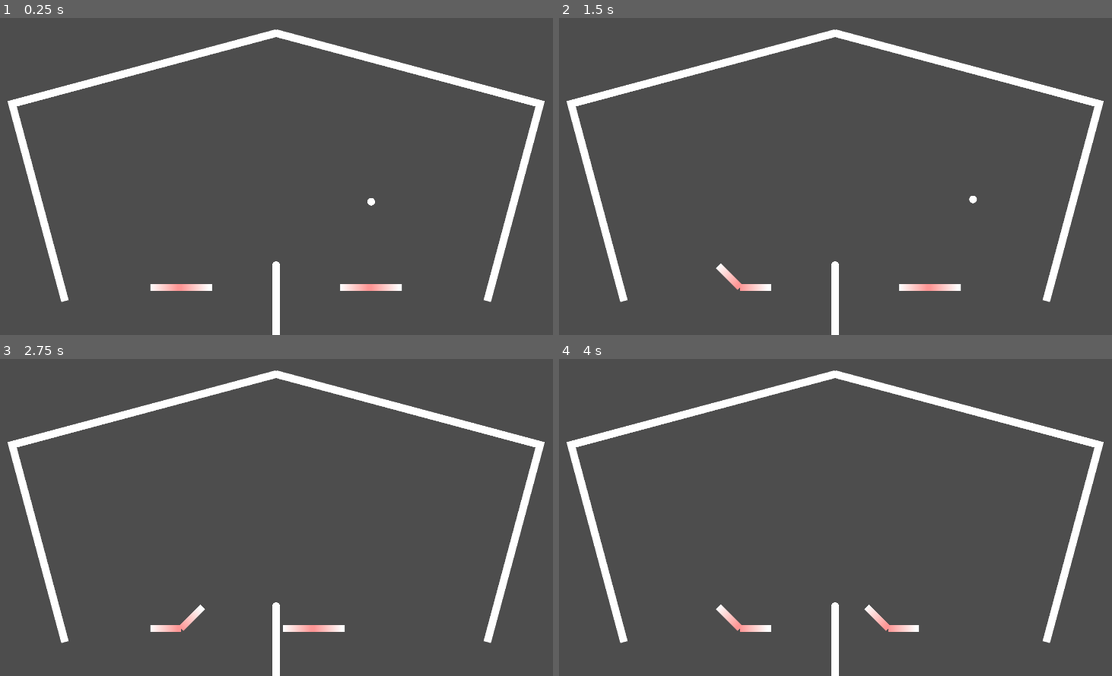
Above: before the commit, frames 1-4 (two rows, left to right).
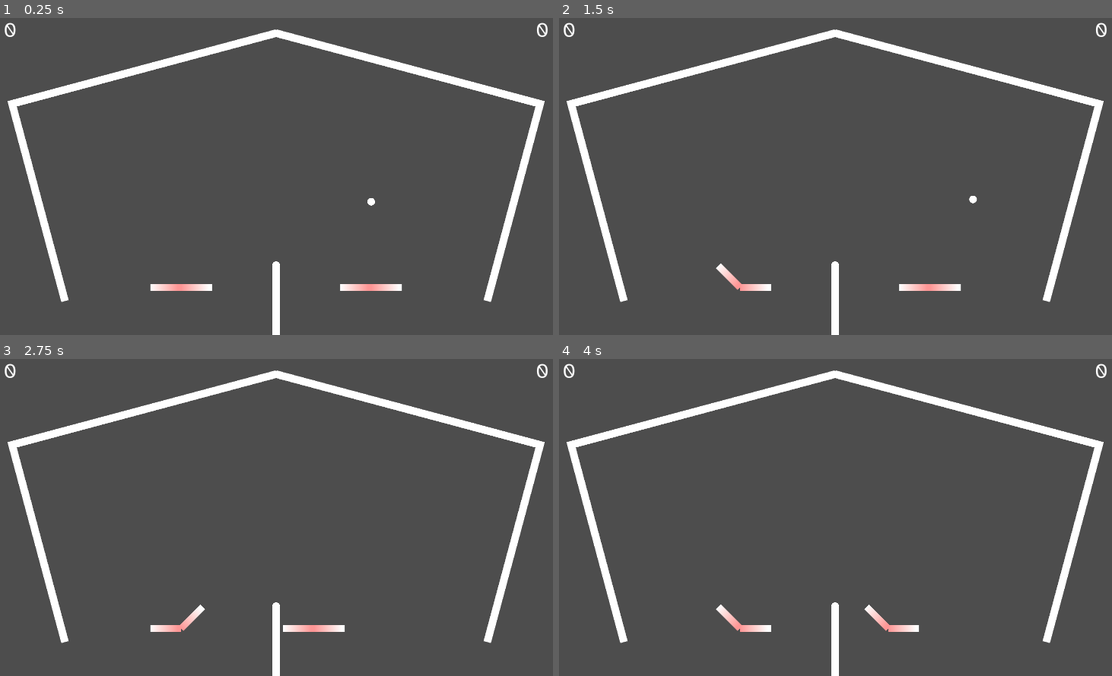
Above: after the commit, the same moments.

Repository: Skelothan/PinballPongReponged
Game: Godot game, scene res://Scenes/arena.tscn
The game is run twice, just before and just after one commit, with the same random seed, the same clock (stepped at 60 frames per second) and the same inputs.
Inputs:
- Up to frame 1 (0.25 s): no input
- Up to frame 2 (1.5 s): hold G (p1_flip_right) 0.53-1.28 s; hold , (p2_flip_left) 0.53-1.28 s; tap Enter at 1.25 s; hold F (p1_flip_left) from 1.28 s (still down); tap . (p2_flip_right) at 1.35 s
- Up to frame 3 (2.75 s): tap Space at 2 s; release F (p1_flip_left) at 2.03 s; hold G (p1_flip_right) from 2.03 s (still down); hold Left (p2_move_left) from 2.03 s (still down)
- Up to frame 4 (4 s): tap Enter at 2.75 s; release Left (p2_move_left) at 2.78 s; tap Right (p2_move_right) at 2.85 s; tap Space at 3.5 s; release G (p1_flip_right) at 3.53 s; hold F (p1_flip_left) from 3.53 s (still down); hold , (p2_flip_left) from 3.53 s (still down)

The runs differ from the first frame. In frame 1, 0.1% of the frame differs, in the area x 0-100%, y 1-6%; in frame 2, 0.1%; in frame 3, 0.1%; in frame 4, 0.1%.

Commit message:
feat: basic score UI

Diff:
--- a/Objects/Ball.tscn
+++ b/Objects/Ball.tscn
@@ -1,6 +1,6 @@
 [gd_scene load_steps=6 format=3 uid="uid://cgunkbo2tyaa6"]
 
-[ext_resource type="Script" uid="uid://3dukdq8rvi35" path="res://Objects/ball.gd" id="1_lww6v"]
+[ext_resource type="Script" uid="uid://3dukdq8rvi35" path="res://Scripts/ball.gd" id="1_lww6v"]
 [ext_resource type="PhysicsMaterial" uid="uid://dlnub6vjg6dpk" path="res://PhysicsMaterials/Bouncy_PhyMat.tres" id="1_w66na"]
 [ext_resource type="Texture2D" uid="uid://bxgbgb8xsavo3" path="res://Textures/PlainWhite_Texture.tres" id="2_3tj6u"]
 
--- a/Objects/Paddle.tscn
+++ b/Objects/Paddle.tscn
@@ -1,6 +1,6 @@
 [gd_scene load_steps=8 format=3 uid="uid://ob0lbhmds5ll"]
 
-[ext_resource type="Script" uid="uid://cg0p2quhgpyit" path="res://Objects/paddle.gd" id="1_6vb5h"]
+[ext_resource type="Script" uid="uid://cg0p2quhgpyit" path="res://Scripts/paddle.gd" id="1_6vb5h"]
 [ext_resource type="Texture2D" uid="uid://um1xqr0vgw0y" path="res://Textures/PaddleP1L_Texture.tres" id="2_glji8"]
 [ext_resource type="Gradient" uid="uid://nv1745k5nnaw" path="res://Textures/PaddleP1R_Gradient.tres" id="3_glji8"]
 
--- a/Scenes/arena.tscn
+++ b/Scenes/arena.tscn
@@ -1,11 +1,13 @@
-[gd_scene load_steps=14 format=3 uid="uid://c0uxhpt30u2gu"]
+[gd_scene load_steps=16 format=3 uid="uid://c0uxhpt30u2gu"]
 
-[ext_resource type="Script" uid="uid://dm04dnkydmo1c" path="res://Scenes/GameManager.gd" id="1_1v1nj"]
+[ext_resource type="Script" uid="uid://dm04dnkydmo1c" path="res://Scripts/GameManager.gd" id="1_1v1nj"]
 [ext_resource type="PackedScene" uid="uid://ob0lbhmds5ll" path="res://Objects/Paddle.tscn" id="1_nnts3"]
 [ext_resource type="Texture2D" uid="uid://bxgbgb8xsavo3" path="res://Textures/PlainWhite_Texture.tres" id="2_1v1nj"]
 [ext_resource type="PhysicsMaterial" uid="uid://bvsbech3efyyx" path="res://PhysicsMaterials/Net_PhyMat.tres" id="2_kcpg1"]
 [ext_resource type="PackedScene" uid="uid://cgunkbo2tyaa6" path="res://Objects/Ball.tscn" id="3_kcpg1"]
 [ext_resource type="PhysicsMaterial" uid="uid://dlnub6vjg6dpk" path="res://PhysicsMaterials/Bouncy_PhyMat.tres" id="5_kcpg1"]
+[ext_resource type="Script" uid="uid://cyi5lpv2dbhu7" path="res://Scripts/HUD.gd" id="7_cs8mb"]
+[ext_resource type="FontFile" uid="uid://co71jcuy2guxq" path="res://Fonts/AtkinsonHyperlegibleNext-VariableFont_wght.ttf" id="8_xrytr"]
 
 [sub_resource type="CapsuleShape2D" id="CapsuleShape2D_pbtuc"]
 height = 38.0
@@ -149,3 +151,29 @@
 
 [node name="CollisionShape2D" type="CollisionShape2D" parent="DeathBarrier"]
 shape = SubResource("RectangleShape2D_1v1nj")
+
+[node name="HUD" type="CanvasLayer" parent="."]
+script = ExtResource("7_cs8mb")
+
+[node name="P1_Score" type="Label" parent="HUD"]
+offset_left = 100.0
+offset_top = 75.0
+offset_right = 141.0
+offset_bottom = 159.0
+theme_override_fonts/font = ExtResource("8_xrytr")
+theme_override_font_sizes/font_size = 64
+text = "0"
+
+[node name="P2_Score" type="Label" parent="HUD"]
+anchors_preset = 1
+anchor_left = 1.0
+anchor_right = 1.0
+offset_left = -141.0
+offset_top = 75.0
+offset_right = -100.0
+offset_bottom = 159.0
+grow_horizontal = 0
+theme_override_fonts/font = ExtResource("8_xrytr")
+theme_override_font_sizes/font_size = 64
+text = "0"
+horizontal_alignment = 2
--- a/Scenes/GameManager.gd
+++ b/Scripts/GameManager.gd
@@ -21,16 +21,21 @@
 	p1_score = 0
 	p2_score = 0
 
+	$HUD.update_score(1, p1_score)
+	$HUD.update_score(2, p2_score)
+
 	reset_round()
 
 
 func give_point(player: int):
 	if player == 1:
 		p1_score += 1
+		$HUD.update_score(1, p1_score)
 		await wait(reset_round_delay)
 		reset_round(2)
 	elif player == 2:
 		p2_score += 1
+		$HUD.update_score(2, p2_score)
 		await wait(reset_round_delay)
 		reset_round(1)
 
--- /dev/null
+++ b/Scripts/HUD.gd
@@ -0,0 +1,8 @@
+extends CanvasLayer
+
+
+func update_score(player: int, score: int):
+	if player == 1:
+		$P1_Score.text = str(score)
+	elif player == 2:
+		$P2_Score.text = str(score)
Binary file added: Fonts/AtkinsonHyperlegibleNext-VariableFont_wght.ttf
Not shown, added: Fonts/AtkinsonHyperlegibleNext-VariableFont_wght.ttf.import
Renamed: Scenes/GameManager.gd.uid -> Scripts/GameManager.gd.uid
Not shown, added: Scripts/HUD.gd.uid
Renamed: Objects/ball.gd -> Scripts/ball.gd
Renamed: Objects/ball.gd.uid -> Scripts/ball.gd.uid
Renamed: Objects/paddle.gd -> Scripts/paddle.gd
Renamed: Objects/paddle.gd.uid -> Scripts/paddle.gd.uid
